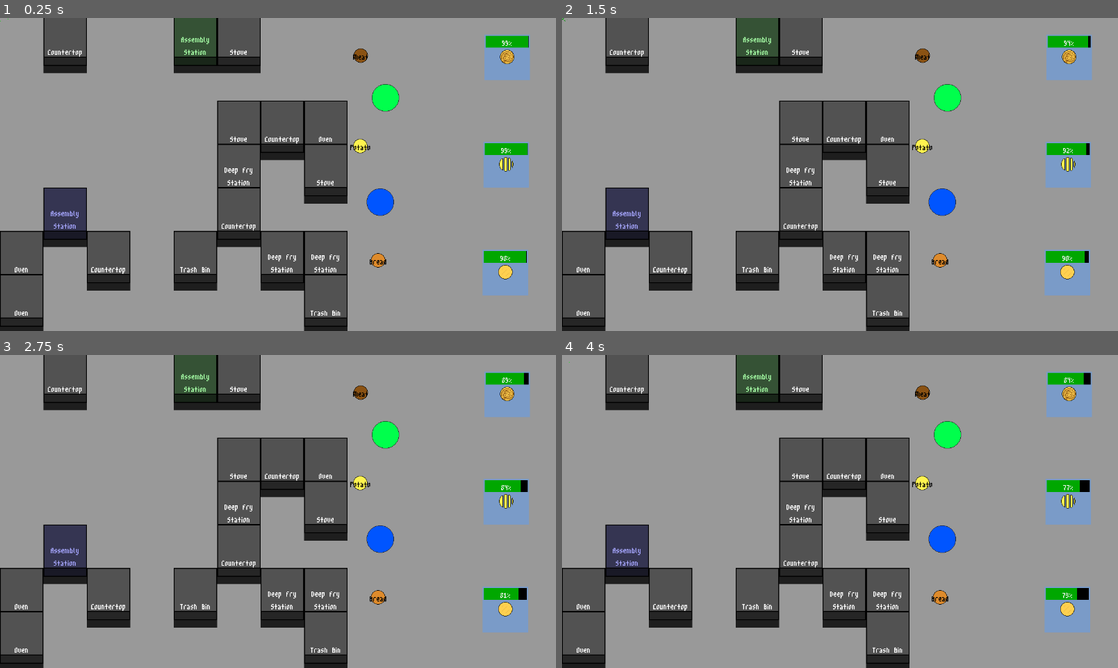
Above: before the commit, frames 1-4 (two rows, left to right).
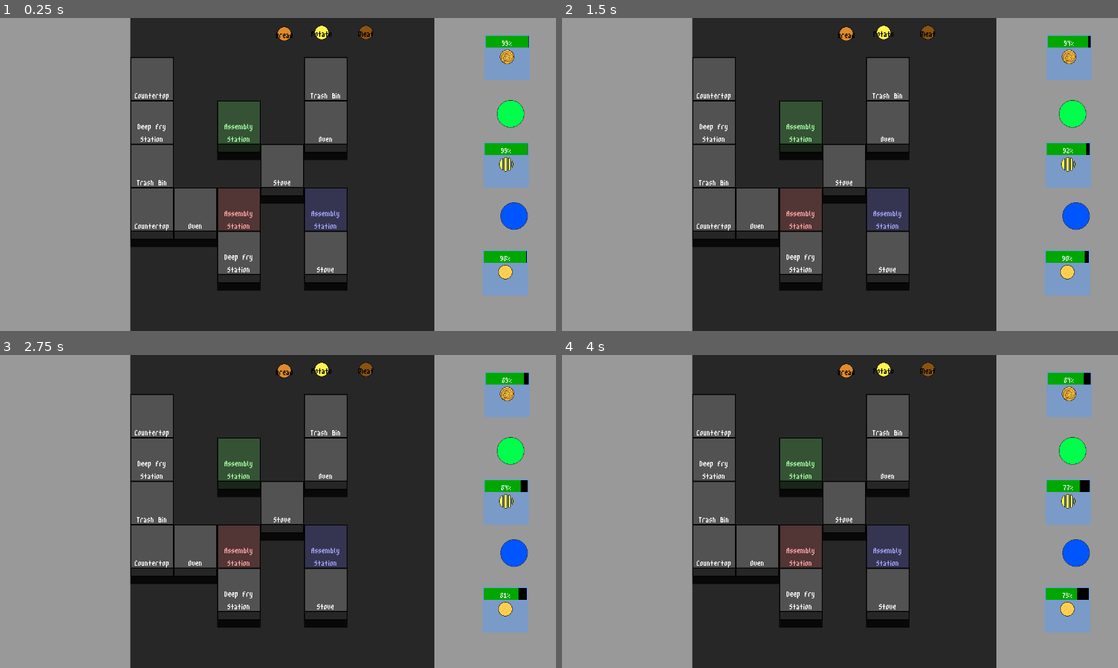
Above: after the commit, the same moments.

Repository: IronStrikerX/COGS-game
Game: Godot game, scene res://Game/game.tscn
Two runs of this game, one before a commit and one after it. Both use one fixed random seed, a clock stepped at 60 frames per second and the inputs below.
Inputs (mouse positions are in pixels of both pictures, inside the frame that each line leads up to):
- Up to frame 1 (0.25 s): no input
- Up to frame 2 (1.5 s): move the mouse to (940, 202) at 0.52 s; tap Enter at 1.25 s; move the mouse to (945, 99) at 1.27 s
- Up to frame 3 (2.75 s): tap Space at 2 s; move the mouse to (333, 442) at 2.02 s
- Up to frame 4 (4 s): tap Enter at 2.75 s; move the mouse to (812, 574) at 2.77 s; tap Space at 3.5 s; move the mouse to (1006, 558) at 3.52 s

The runs differ from the first frame. In frame 1, 58% of the frame differs, in the area x 0-95%, y 0-100%; in frame 2, 58%; in frame 3, 58%; in frame 4, 58%.

Commit message:
makes sure each appliance is accessable

Diff:
--- a/CookingSystem/Appliances.tscn
+++ b/CookingSystem/Appliances.tscn
@@ -31,7 +31,7 @@
 colors = PackedColorArray(0.27058825, 0, 0, 1, 1, 1, 1, 1)
 
 [sub_resource type="StyleBoxFlat" id="StyleBoxFlat_46frq"]
-bg_color = Color(0.11858133, 0.11858139, 0.11858136, 1)
+bg_color = Color(0.033853326, 0.033853263, 0.033853274, 1)
 
 [node name="Appliance" type="StaticBody2D"]
 script = ExtResource("1_a8k81")
@@ -51,6 +51,7 @@
 grow_horizontal = 2
 grow_vertical = 2
 size_flags_horizontal = 4
+metadata/_edit_use_anchors_ = true
 
 [node name="ApplianceLabel" type="Label" parent="Sprite2D/Control"]
 layout_mode = 1
@@ -70,6 +71,7 @@
 horizontal_alignment = 1
 vertical_alignment = 2
 autowrap_mode = 2
+metadata/_edit_use_anchors_ = true
 
 [node name="ProgressBar" type="ProgressBar" parent="Sprite2D/Control"]
 layout_mode = 1
@@ -85,6 +87,7 @@
 theme_override_styles/background = SubResource("StyleBoxFlat_dmv7j")
 theme_override_styles/fill = SubResource("StyleBoxFlat_a5ags")
 max_value = 1.0
+metadata/_edit_use_anchors_ = true
 
 [node name="SpoilProgressBar" type="ProgressBar" parent="Sprite2D/Control"]
 layout_mode = 1
@@ -101,6 +104,7 @@
 theme_override_styles/background = SubResource("StyleBoxFlat_1ra12")
 theme_override_styles/fill = SubResource("StyleBoxFlat_t7gxx")
 max_value = 1.0
+metadata/_edit_use_anchors_ = true
 
 [node name="CollisionShape2D" type="CollisionShape2D" parent="."]
 visible = false
--- a/Game/character_body_2d.gd
+++ b/Game/character_body_2d.gd
@@ -75,6 +75,11 @@
 					selected_food = null
 					selected_food_sprite.texture = null
 
+	if global_position.y > get_viewport_rect().size.y:
+		global_position.y = 0
+	elif global_position.y < 0:
+		global_position.y = get_viewport_rect().size.y
+
 func _on_area_2d_area_entered(area: Area2D) -> void:
 	if area.get_parent().is_in_group("food"):
 		object = area
--- a/Game/game.tscn
+++ b/Game/game.tscn
@@ -12,6 +12,9 @@
 
 [sub_resource type="StyleBoxFlat" id="StyleBoxFlat_e2o6t"]
 
+[sub_resource type="StyleBoxFlat" id="StyleBoxFlat_kul4i"]
+bg_color = Color(0.15487596, 0.154876, 0.1548759, 1)
+
 [node name="Node2D" type="Node2D"]
 
 [node name="Panel" type="Panel" parent="."]
@@ -19,53 +22,64 @@
 offset_bottom = 720.0
 theme_override_styles/panel = SubResource("StyleBoxFlat_e2o6t")
 
+[node name="Panel" type="Panel" parent="Panel"]
+layout_mode = 0
+offset_left = 300.0
+offset_top = -2.0
+offset_right = 1000.0
+offset_bottom = 720.0
+theme_override_styles/panel = SubResource("StyleBoxFlat_kul4i")
+
 [node name="Food" type="Node2D" parent="."]
 
 [node name="food" parent="Food" instance=ExtResource("1_qmv3x")]
-position = Vector2(831, 87)
+position = Vector2(843, 34)
 food = ExtResource("2_oomkl")
 
 [node name="food2" parent="Food" instance=ExtResource("1_qmv3x")]
-position = Vector2(871, 558)
+position = Vector2(655, 37)
 food = ExtResource("3_buohc")
 
 [node name="food3" parent="Food" instance=ExtResource("1_qmv3x")]
-position = Vector2(830, 295)
+position = Vector2(741, 34)
 food = ExtResource("4_kul4i")
 
 [node name="Characters" type="Node2D" parent="."]
 
 [node name="CharacterBody2D" parent="Characters" instance=ExtResource("6_fsxsm")]
-z_index = 12
-position = Vector2(875, 424)
+z_index = 99
+position = Vector2(1183, 456)
 player_id = 1
 
 [node name="CharacterBody2D2" parent="Characters" instance=ExtResource("6_fsxsm")]
-z_index = 12
-position = Vector2(887, 184)
+z_index = 99
+position = Vector2(1175, 221)
 player_id = 2
 
-[node name="Customer" parent="." instance=ExtResource("7_oomkl")]
+[node name="Customers" type="Node2D" parent="."]
+
+[node name="Customer" parent="Customers" instance=ExtResource("7_oomkl")]
 position = Vector2(1118, 41)
 possible_demands = ExtResource("8_buohc")
 all_recipes = ExtResource("9_kul4i")
 
-[node name="Customer2" parent="." instance=ExtResource("7_oomkl")]
+[node name="Customer2" parent="Customers" instance=ExtResource("7_oomkl")]
 position = Vector2(1116, 288)
 possible_demands = ExtResource("8_buohc")
 all_recipes = ExtResource("9_kul4i")
 
-[node name="Customer3" parent="." instance=ExtResource("7_oomkl")]
+[node name="Customer3" parent="Customers" instance=ExtResource("7_oomkl")]
 position = Vector2(1114, 536)
 possible_demands = ExtResource("8_buohc")
 all_recipes = ExtResource("9_kul4i")
 
 [node name="Spawner" parent="." instance=ExtResource("9_7gi1t")]
+WIDTH = 7
 list_of_appliances = {
-"Assembly Station": 2,
-"Countertop": 4,
-"Deep Fry Station": 3,
-"Oven": 3,
-"Stove": 3,
+"Assembly Station": 3,
+"Countertop": 2,
+"Deep Fry Station": 2,
+"Oven": 2,
+"Stove": 2,
 "Trash Bin": 2
 }
--- a/Game/spawner.gd
+++ b/Game/spawner.gd
@@ -1,55 +1,64 @@
 extends Node2D
 const APPLIANCES = preload("uid://brrm84npst7bp")
 
-const WIDTH := 8
-const HEIGHT := 7
-const CELL_SIZE := Vector2(100  ,100)
+@export var WIDTH := 9
+@export var HEIGHT := 7
+const CELL_SIZE := Vector2(100, 100)
 
 var all_cells = []
+var assembly_station_count = 1
 
 @export var list_of_appliances = {
 	"Oven" : 3,
 	"Stove" : 3,
 	"Deep Fry Station" : 3,
+	"Countertop" : 3,
+	"Trash Bin" : 2,
 	"Assembly Station" : 2,
-	"Countertop" : 3,
-	"Trash Bin" : 2
+
 }
 
 func _ready():
-	for x in range (WIDTH):
-		for y in range (HEIGHT):
-			all_cells.append(Vector2(x,y))
-	spawn_appliances()
+	# Initialize all cells
+	for y in range(HEIGHT):
+		for x in range(WIDTH):
+			all_cells.append(Vector2(x, y))
 
-func spawn_appliances():
+	var grid = generate_map()
+	print_grid(grid)
+	spawn_map(grid)
+
+func print_grid(grid):
+	for y in range(HEIGHT):
+		var row = " "
+		for x in range(WIDTH):
+			row += str(grid[y][x]) + " "
+		print(row)
+
+func spawn_map(grid):
 	var appliances = []
+
 	for appliance in list_of_appliances:
 		var number = list_of_appliances[appliance]
 		for i in range(number):
-			print("added ", appliance)
 			appliances.append(appliance)
 
-	var available_cells = all_cells.duplicate()
-	var assembly_station_count = 1
+	var available_appliance_space = []
+	for y in range(HEIGHT):
+		for x in range(WIDTH):
+			if grid[y][x] == 1: available_appliance_space.append(Vector2(x, y))
 
-	for i in range(appliances.size()):
-		if available_cells.size() == 0:
-			print("No more space to spawn appliances!")
-			break
+	for i in range(available_appliance_space.size()):
+		var location = available_appliance_space.pick_random()
+		available_appliance_space.erase(location)
 
-		# Pick a random cell and remove it from available_cells
-		var index = randi_range(0, available_cells.size() - 1)
-		var cell = available_cells[index]
-		available_cells.remove_at(index)
-		# Convert grid cell to world position
-		var world_pos = cell * CELL_SIZE + CELL_SIZE / 2
-		# Instance and place the applianc
+		var world_pos = location * CELL_SIZE + CELL_SIZE / 2
 		var new_appliance = APPLIANCES.instantiate()
 		var appliance_type = appliances.pick_random()
 		appliances.erase(appliance_type)
-		new_appliance.position = world_pos
-		new_appliance.z_index = int(cell.y)
+		new_appliance.position = world_pos + Vector2(200, 0)
+		new_appliance.z_index = int(location.x + location.y)
+
 		match appliance_type:
 			"Oven":
 				new_appliance.appliance_type = CookingRecipe.ApplianceType.OVEN
@@ -64,7 +73,92 @@
 			"Assembly Station":
 				new_appliance.appliance_type = CookingRecipe.ApplianceType.ASSEMBLY_STATION
 				new_appliance.assembly_station_owner = assembly_station_count
-				print("spawned")
 				assembly_station_count += 1
 
 		add_child(new_appliance)
+
+
+func generate_map():
+	# 0 = empty, 1 = appliance
+	var grid = []
+	for y in range(HEIGHT):
+		var row = []
+		for x in range(WIDTH):
+			row.append(0)
+		grid.append(row)
+
+	# Flatten appliance counts
+	var appliance_cells = []
+	for appliance in list_of_appliances:
+		for i in range(list_of_appliances[appliance]):
+			appliance_cells.append(appliance)  # just store name/type
+
+	var placed = 0
+
+	while placed < appliance_cells.size():
+		var cell = all_cells.pick_random()
+		# Skip perimeter
+		if cell.x == 0 or cell.x == WIDTH-1 or cell.y == 0 or cell.y == HEIGHT-1:
+			continue
+		# Skip if already occupied
+		if grid[cell.y][cell.x] != 0:
+			continue
+		# Check neighbors to ensure at least one open space
+		var free_neighbors = 0
+		for dir in [Vector2(1,0), Vector2(-1,0), Vector2(0,1), Vector2(0,-1)]:
+			var nx = cell.x + dir.x
+			var ny = cell.y + dir.y
+			if nx >= 0 and nx < WIDTH and ny >= 0 and ny < HEIGHT:
+				if grid[ny][nx] == 0:
+					free_neighbors += 1
+		if free_neighbors == 0:
+			continue  # skip, would block access
+
+		# Place appliance
+		grid[cell.y][cell.x] = 1
+		placed += 1
+
+	# Optional: BFS check to ensure all appliances are reachable
+	if not check_all_accessible(grid):
+		return generate_map()  # regenerate if blocked
+
+	return grid
+
+# BFS to ensure all appliances are reachable from a starting empty cell
+func check_all_accessible(grid):
+	var start = Vector2(1, 1)
+	var visited = []
+	for y in range(HEIGHT):
+		var row = []
+		for x in range(WIDTH):
+			row.append(false)
+		visited.append(row)
+
+	var queue = [start]
+	visited[start.y][start.x] = true
+
+	while queue.size() > 0:
+		var current = queue.pop_front()
+		for dir in [Vector2(1,0), Vector2(-1,0), Vector2(0,1), Vector2(0,-1)]:
+			var nx = current.x + dir.x
+			var ny = current.y + dir.y
+			if nx >= 0 and nx < WIDTH and ny >= 0 and ny < HEIGHT:
+				if not visited[ny][nx] and grid[ny][nx] != 1:
+					visited[ny][nx] = true
+					queue.append(Vector2(nx, ny))
+
+	# Ensure all appliances have at least one reachable neighbor
+	for y in range(HEIGHT):
+		for x in range(WIDTH):
+			if grid[y][x] == 1:
+				var accessible = false
+				for dir in [Vector2(1,0), Vector2(-1,0), Vector2(0,1), Vector2(0,-1)]:
+					var nx = x + dir.x
+					var ny = y + dir.y
+					if nx >= 0 and nx < WIDTH and ny >= 0 and ny < HEIGHT:
+						if visited[ny][nx]:
+							accessible = true
+							break
+				if not accessible:
+					return false  # blocked appliance
+	return true
--- a/Game/spawner.tscn
+++ b/Game/spawner.tscn
@@ -1,34 +1,6 @@
-[gd_scene load_steps=4 format=3 uid="uid://bghretien1axb"]
+[gd_scene load_steps=2 format=3 uid="uid://bghretien1axb"]
 
 [ext_resource type="Script" uid="uid://xnhm4gs5q82w" path="res://Game/spawner.gd" id="1_pvmun"]
 
-[sub_resource type="Curve" id="Curve_pvmun"]
-_limits = [0.019009233, 2.0, 0.0, 1.3819243]
-_data = [Vector2(0.040289335, 0.6797199), 0.0, 0.0, 0, 0, Vector2(0.6768608, 0.019009233), 0.0, 0.0, 0, 0, Vector2(1.3537217, 1.3917811), 0.0, 0.0, 0, 0]
-point_count = 3
-
-[sub_resource type="Gradient" id="Gradient_smwj3"]
-offsets = PackedFloat32Array(0, 0.34700316, 1)
-colors = PackedColorArray(0.19076231, 0.19076234, 0.19076231, 1, 0.851735, 0.851735, 0.851735, 1, 1, 1, 1, 1)
-
 [node name="Spawner" type="Node2D"]
 script = ExtResource("1_pvmun")
-
-[node name="CPUParticles2D" type="CPUParticles2D" parent="."]
-amount = 40
-lifetime = 0.7
-explosiveness = 1.0
-randomness = 0.2
-lifetime_randomness = 0.45
-emission_shape = 1
-emission_sphere_radius = 9.89
-spread = 180.0
-gravity = Vector2(0, 0)
-initial_velocity_min = 30.0
-initial_velocity_max = 50.0
-scale_amount_max = 2.0
-split_scale = true
-scale_curve_x = null
-scale_curve_y = SubResource("Curve_pvmun")
-color = Color(0, 1, 0, 1)
-color_ramp = SubResource("Gradient_smwj3")
Not shown: 1 places in Game/game.tscn that only renumber resources
Not shown, added: previous_map_gen.txt
